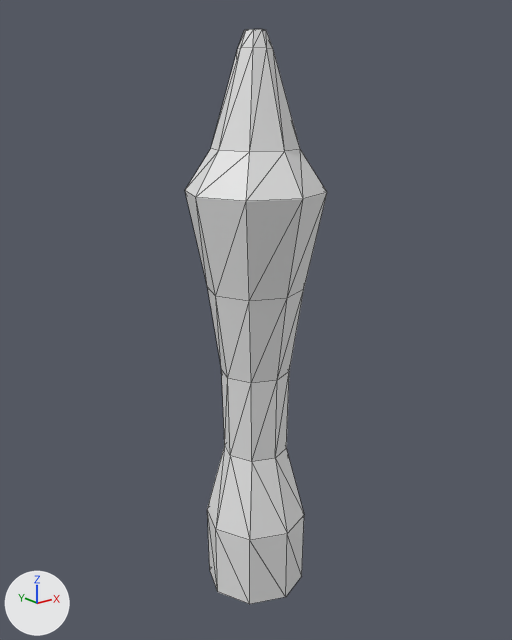
Two versions of the glTF model assets/models/world_frozen/cave/stalagmite_c.glb, one commit apart.
Camera for both pictures: a camera (50 mm lens) standing at (-5.38, -6.73, 6.47) and looking at (0.02, 0.01, 3.78). The lights are fixed; the arrows at lower left show +X, +Y and +Z. Mesh edges are drawn as thin lines. Vertices at the same position are counted once.

The older version as bpy lines, for what is in view:
```python
me_stalagmite_3 = bpy.data.meshes.new('Stalagmite_3')
me_stalagmite_3.from_pydata(...)  # 73 vertices, 136 faces; spans x -0.86..0.86, y -0.86..0.86, z 0.0..7.2
me_stalagmite_3.materials.append(mat_cave)  # white #e7e7e7
ob_stalagmite_3_col = bpy.data.objects.new('Stalagmite_3-col', me_stalagmite_3)
ob_stalagmite_3_col.location = (0.0, 0.0, 0.0)
```
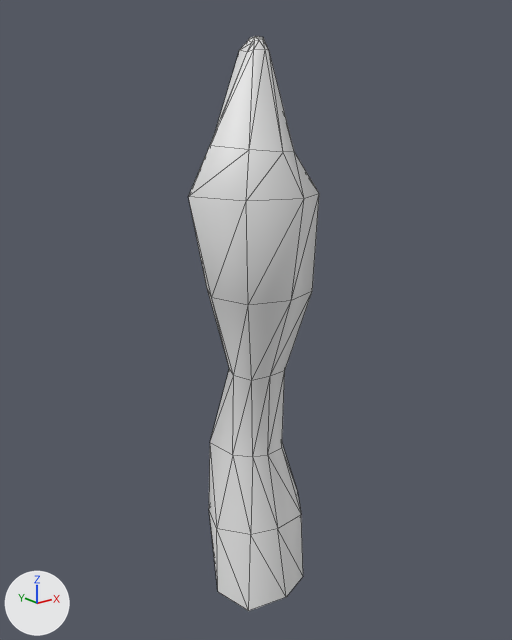
Edits to the scene script, one JSON object a line:
```json
{"block": "me_stalagmite_3", "where": "# used by ob_stalagmite_3_col; location = (0.0, 0.0, 0.0)"}
{"op": "remove", "block": "me_stalagmite_3", "code": "me_stalagmite_3.from_pydata(...)  # 73 vertices, 136 faces; spans x -0.86..0.86, y -0.86..0.86, z 0.0..7.2"}
{"op": "add", "block": "me_stalagmite_3", "code": "me_stalagmite_3.from_pydata(...)  # 73 vertices, 136 faces; spans x -0.96..0.78, y -0.88..0.7, z 0.0..7.14"}
{"block": "me_stalagmite_3", "change": "me_stalagmite_3 part 1: 70 of 73 vertices moved; they spanned x -0.86..0.86, y -0.86..0.86, z 0.0..7.2 and now span x -0.96..0.78, y -0.88..0.7, z 0.0..7.14; mean shift (-0.01, 0.0, -0.01); largest move (0.86, 0.0, 5.4) -> (0.57, 0.0, 5.35)"}
{"block": "me_stalagmite_3", "change": "me_stalagmite_3 part 2: the surface is now shaded smooth"}
```

Pixel boxes (x1, y1, x2, y2) of what changed, in the pictures (512 x 640 px; the box of a moved part takes in the faces that stretch with it):
```json
{"object": "Stalagmite_3-col", "change": "reshaped", "before": [185, 29, 327, 604], "after": [188, 36, 319, 611], "on screen": "8% narrower"}
{"part": 1, "of": "me_stalagmite_3", "change": "moved or reshaped", "before": [185, 29, 327, 604], "after": [188, 36, 319, 611]}
```
